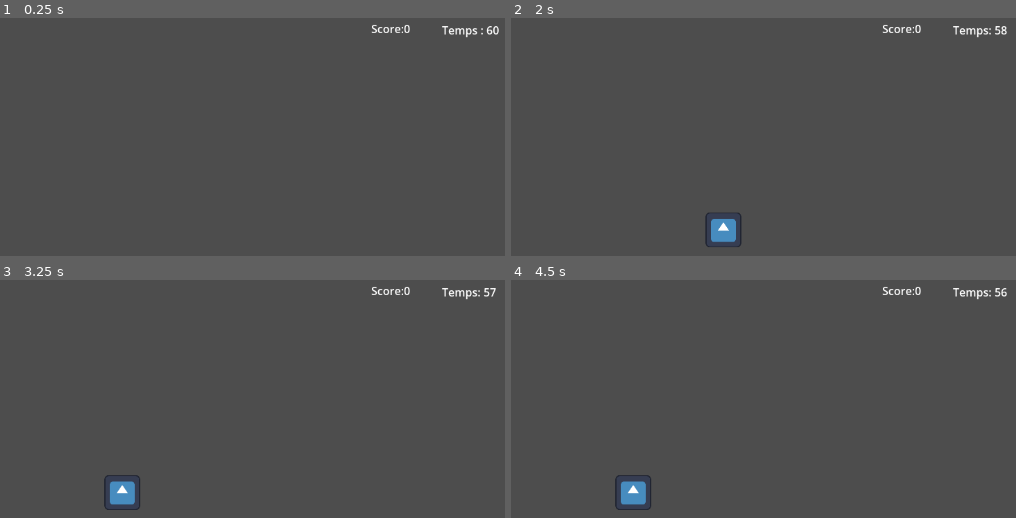
Above: before the commit, frames 1-4 (two rows, left to right).
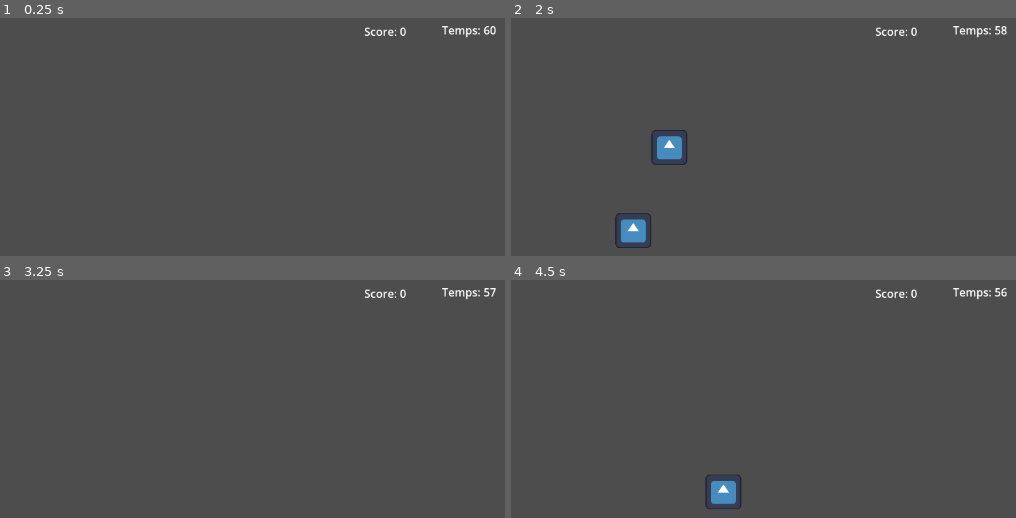
Above: after the commit, the same moments.

Repository: GOAT251/wack-a-mole
Game: Godot game, scene res://main.tscn
Two runs of this game, one before a commit and one after it. Both use one fixed random seed, a clock stepped at 60 frames per second and the inputs below. The engine's default icon, where the game draws it, is replaced by a stand-in: a white triangle on a blue panel in a dark square.
Inputs (mouse positions are in pixels of both pictures, inside the frame that each line leads up to):
- Up to frame 1 (0.25 s): no input
- Up to frame 2 (2 s): tap Enter at 0.5 s; move the mouse to (outside the picture) at 0.52 s; click (outside the picture) at 0.67 s; tap Space at 1.25 s; move the mouse to (541, 120) at 1.27 s; click (541, 120) at 1.42 s
- Up to frame 3 (3.25 s): move the mouse to (131, 384) at 2.02 s; click (131, 384) at 2.17 s; tap Enter at 2.75 s; move the mouse to (227, 384) at 2.77 s; click (227, 384) at 2.92 s
- Up to frame 4 (4.5 s): tap Space at 3.5 s; move the mouse to (839, 387) at 3.52 s; click (839, 387) at 3.67 s; tap Enter at 4.25 s; move the mouse to (outside the picture) at 4.27 s; click (outside the picture) at 4.42 s

The runs differ from the first frame. In frame 1, 0.3% of the frame differs, in the area x 72-99%, y 2-8%; in frame 2, 2.1%, in the area x 20-82%, y 2-97%; in frame 3, 0.9%; in frame 4, 1.5%.

Commit message:
Fonctionnalité : Ajout de l'ami à éviter (1 collision)

Diff:
--- a/main.gd
+++ b/main.gd
@@ -2,63 +2,66 @@
 
 var score = 0
 var mole_holes = []
-
-# NOUVELLE VARIABLE pour le temps
 var time_left = 60
 
-@onready var spawn_timer = $SpawnTimer
-@onready var score_label = $CanvasLayer/Score
-@onready var grid = $GridContainer
-
-# NOUVEAU RACCOURCI vers notre label de temps
-@onready var time_label = $CanvasLayer/TimeLabel
-# NOUVEAU RACCOURCI vers notre timer de jeu
-@onready var game_timer = $GameTimer
+@onready var spawn_timer = $Timers/SpawnTimer
+@onready var game_timer = $Timers/GameTimer
+@onready var grid = $World/GridContainer
+@onready var ui = $UI
 
 
 func _ready():
 	mole_holes = grid.get_children()
 
 	for hole in mole_holes:
+		# On doit maintenant connecter DEUX signaux pour chaque trou !
 		hole.mole_hit.connect(_on_mole_hit)
+		hole.friend_hit.connect(_on_friend_hit) # NOUVELLE CONNEXION
 
 	spawn_timer.timeout.connect(_on_spawn_timer_timeout)
+	game_timer.timeout.connect(_on_game_timer_timeout)
 
-	# NOUVELLE CONNEXION pour le timer du jeu
-	game_timer.timeout.connect(_on_game_timer_timeout)
+	# On met à jour l'UI une première fois au début du jeu
+	ui.update_score(score)
+	ui.update_time(time_left)
 
 
 func _on_spawn_timer_timeout():
 	var random_hole = mole_holes.pick_random()
 
 	if not random_hole.is_active:
-		random_hole.show_mole()
+		# NOUVELLE LOGIQUE : on choisit au hasard ce qu'on va montrer.
+		# randf() donne un nombre aléatoire entre 0.0 et 1.0.
+		if randf() > 0.2: # 80% de chance d'avoir une taupe
+			# On appelle la nouvelle fonction en lui précisant le type
+			random_hole.show_target("mole")
+		else: # 20% de chance d'avoir un ami
+			random_hole.show_target("friend")
 
 
 func _on_mole_hit():
 	score += 10
-	score_label.text = "Score: " + str(score)
+	ui.update_score(score)
 
 
-# NOUVELLE FONCTION appelée toutes les secondes par le GameTimer
+# NOUVELLE FONCTION pour gérer la pénalité quand on frappe un ami.
+func _on_friend_hit():
+	score -= 50 # Grosse pénalité !
+	# On s'assure que le score ne devient pas négatif
+	if score < 0:
+		score = 0
+	ui.update_score(score)
+
+
 func _on_game_timer_timeout():
-	# On diminue le temps restant de 1
 	time_left -= 1
-	# On met à jour le texte du label
-	time_label.text = "Temps: " + str(time_left)
+	ui.update_time(time_left)
 
-	# Si le temps est écoulé...
 	if time_left <= 0:
-		# On appelle une fonction pour terminer le jeu
 		game_over()
 
 
-# NOUVELLE FONCTION pour gérer la fin du jeu
 func game_over():
-	# On arrête le timer qui fait apparaître les taupes
 	spawn_timer.stop()
-	# On arrête le timer du jeu lui-même
 	game_timer.stop()
-	# On affiche un message dans la console pour l'instant
 	print("GAME OVER! Score final: ", score)
-	# Plus tard, on pourra afficher un écran de fin ici.
--- a/main.tscn
+++ b/main.tscn
@@ -1,12 +1,25 @@
-[gd_scene load_steps=3 format=3 uid="uid://c8lw3xblot6eu"]
+[gd_scene load_steps=4 format=3 uid="uid://c8lw3xblot6eu"]
 
 [ext_resource type="Script" uid="uid://rtbehwhwcbtj" path="res://main.gd" id="1_0xm2m"]
 [ext_resource type="PackedScene" uid="uid://byy3wqxtlxout" path="res://mole.tscn" id="2_h2yge"]
+[ext_resource type="PackedScene" uid="uid://bkm0v7rfbbpcm" path="res://ui.tscn" id="3_h2yge"]
 
 [node name="main" type="Node2D"]
 script = ExtResource("1_0xm2m")
 
-[node name="GridContainer" type="GridContainer" parent="."]
+[node name="UI" parent="." instance=ExtResource("3_h2yge")]
+
+[node name="Timers" type="Node2D" parent="."]
+
+[node name="SpawnTimer" type="Timer" parent="Timers"]
+autostart = true
+
+[node name="GameTimer" type="Timer" parent="Timers"]
+autostart = true
+
+[node name="World" type="Node2D" parent="."]
+
+[node name="GridContainer" type="GridContainer" parent="World"]
 offset_left = 132.0
 offset_top = 188.0
 offset_right = 961.0
@@ -14,51 +27,29 @@
 mouse_filter = 2
 columns = 3
 
-[node name="mole" parent="GridContainer" instance=ExtResource("2_h2yge")]
+[node name="mole" parent="World/GridContainer" instance=ExtResource("2_h2yge")]
 position = Vector2(44, 8)
 
-[node name="mole2" parent="GridContainer" instance=ExtResource("2_h2yge")]
+[node name="mole2" parent="World/GridContainer" instance=ExtResource("2_h2yge")]
 position = Vector2(181, 7)
 
-[node name="mole3" parent="GridContainer" instance=ExtResource("2_h2yge")]
+[node name="mole3" parent="World/GridContainer" instance=ExtResource("2_h2yge")]
 position = Vector2(324, 11)
 
-[node name="mole4" parent="GridContainer" instance=ExtResource("2_h2yge")]
+[node name="mole4" parent="World/GridContainer" instance=ExtResource("2_h2yge")]
 position = Vector2(461, 11)
 
-[node name="mole5" parent="GridContainer" instance=ExtResource("2_h2yge")]
+[node name="mole5" parent="World/GridContainer" instance=ExtResource("2_h2yge")]
 position = Vector2(607, 13)
 
-[node name="mole6" parent="GridContainer" instance=ExtResource("2_h2yge")]
+[node name="mole6" parent="World/GridContainer" instance=ExtResource("2_h2yge")]
 position = Vector2(131, 133)
 
-[node name="mole7" parent="GridContainer" instance=ExtResource("2_h2yge")]
+[node name="mole7" parent="World/GridContainer" instance=ExtResource("2_h2yge")]
 position = Vector2(272, 131)
 
-[node name="mole8" parent="GridContainer" instance=ExtResource("2_h2yge")]
+[node name="mole8" parent="World/GridContainer" instance=ExtResource("2_h2yge")]
 position = Vector2(402, 130)
 
-[node name="mole9" parent="GridContainer" instance=ExtResource("2_h2yge")]
+[node name="mole9" parent="World/GridContainer" instance=ExtResource("2_h2yge")]
 position = Vector2(542, 128)
-
-[node name="SpawnTimer" type="Timer" parent="."]
-autostart = true
-
-[node name="CanvasLayer" type="CanvasLayer" parent="."]
-
-[node name="Score" type="Label" parent="CanvasLayer"]
-offset_left = 802.0
-offset_top = 50.0
-offset_right = 859.0
-offset_bottom = 73.0
-text = "Score:0"
-
-[node name="TimeLabel" type="Label" parent="CanvasLayer"]
-offset_left = 904.0
-offset_top = 52.0
-offset_right = 987.0
-offset_bottom = 75.0
-text = "Temps : 60"
-
-[node name="GameTimer" type="Timer" parent="."]
-autostart = true
--- a/mole.gd
+++ b/mole.gd
@@ -1,53 +1,75 @@
 extends Area2D
 
-# Signal qui sera émis quand la taupe est touchée.
 signal mole_hit
+signal friend_hit
 
-# Variable pour savoir si la taupe est active et peut être touchée.
 var is_active = false
+var target_type = "mole"
 
-# Raccourcis vers les nœuds enfants pour un accès facile.
 @onready var mole_sprite = $MoleSprite
+# ---- LA FAUTE DE FRAPPE EST CORRIGÉE ICI ----
+@onready var friend_sprite = $FriendSprite
+# ---------------------------------------------
 @onready var visibility_timer = $VisibilityTime
 
 
-# Fonction d'initialisation, appelée une seule fois au début.
 func _ready():
-	# On s'assure que le sprite est invisible au démarrage.
 	mole_sprite.visible = false
-	# On connecte le signal "timeout" du timer à notre fonction pour se cacher.
-	visibility_timer.timeout.connect(hide_mole)
-	# On connecte le signal d'input (clic/toucher) à notre fonction de gestion.
+	friend_sprite.visible = false
+	visibility_timer.timeout.connect(hide_target)
 	input_event.connect(_on_input_event)
 
 
-# Fonction pour faire apparaître la taupe.
-# Elle sera appelée par la scène principale (main.gd).
-func show_mole():
+func show_target(type):
+	target_type = type
 	is_active = true
-	mole_sprite.visible = true
-	# On lance le compte à rebours avant de disparaître.
-	visibility_timer.start(1.0)
+
+	if target_type == "mole":
+		mole_sprite.visible = true
+	else:
+		friend_sprite.visible = true
+
+	visibility_timer.start(1.2)
 
 
-# Fonction pour cacher la taupe.
-func hide_mole():
+func hide_target():
 	is_active = false
 	mole_sprite.visible = false
-	# On arrête le timer (au cas où on est caché par un clic et non par le temps).
+	friend_sprite.visible = false
 	visibility_timer.stop()
 
 
-# Fonction appelée automatiquement quand un input est détecté sur notre Area2D.
-# On ajoute les underscores pour dire à Godot qu'on n'utilise pas ces variables.
+# Version de débogage la plus détaillée possible
 func _on_input_event(_viewport, event, _shape_idx):
-	# On vérifie si l'input est un clic de souris pressé ET si la taupe est active.
-	if event is InputEventMouseButton and event.pressed and is_active:
-		# Ligne de débogage pour être sûr que cette partie du code s'exécute.
-		print("La taupe a été frappée ! Émission du signal 'mole_hit'.")
+	print("--- NOUVEAU TEST DE CLIC ---")
+	print("Type de cible actuel: ", target_type)
+	print("is_active est: ", is_active)
 
-		# On émet le signal pour que la scène principale soit prévenue.
-		emit_signal("mole_hit")
+	# Étape 1: On vérifie si c'est bien un événement de souris.
+	var is_mouse_button = event is InputEventMouseButton
+	print("1. Est-ce un clic de souris ? -> ", is_mouse_button)
 
-		# On se cache immédiatement.
-		hide_mole()
+	# Si ce n'est même pas un clic de souris, on s'arrête là.
+	if not is_mouse_button:
+		print(">>> ÉCHEC: Ce n'est pas un événement de souris. On ignore.")
+		return
+
+	# Si on arrive ici, c'est que c'est bien un clic de souris.
+	# Étape 2: On vérifie si le bouton est "pressé" (et non "relâché").
+	var is_pressed = event.pressed
+	print("2. Est-ce que le bouton est 'pressé' ? -> ", is_pressed)
+
+	# Étape 3: On vérifie notre propre variable.
+	print("3. Est-ce que 'is_active' est vrai ? -> ", is_active)
+
+	# Maintenant, on fait le test final.
+	if is_pressed and is_active:
+		print(">>> SUCCÈS: Toutes les conditions sont VRAIES. Le clic est valide.")
+		if target_type == "mole":
+			emit_signal("mole_hit")
+		else:
+			emit_signal("friend_hit")
+
+		hide_target()
+	else:
+		print(">>> ÉCHEC FINAL: Une des conditions 2 ou 3 est fausse. Le clic est ignoré.")
--- a/mole.tscn
+++ b/mole.tscn
@@ -16,6 +16,13 @@
 one_shot = true
 
 [node name="CollisionPolygon2D" type="CollisionPolygon2D" parent="."]
-position = Vector2(38.000004, 34)
+position = Vector2(38.000004, 33)
 scale = Vector2(0.4023437, 0.39453113)
 polygon = PackedVector2Array(62.07675, -61.023254, -56.023254, -61.023254, -60.823257, -56.023254, -61.023254, 63.976746, -57.323257, 66.976746, 62.57675, 66.976746, 66.87674, 61.976746, 66.976746, -58.12326)
+
+[node name="FriendSprite" type="Sprite2D" parent="."]
+modulate = Color(0.7407497, 0.20339322, 0.2988134, 1)
+z_index = 10
+position = Vector2(40.000015, 34)
+scale = Vector2(0.39718807, 0.3846912)
+texture = ExtResource("2_m3rin")
--- /dev/null
+++ b/ui.gd
@@ -0,0 +1,13 @@
+extends CanvasLayer
+
+# Raccourcis vers les labels qui sont DANS CETTE SCÈNE
+@onready var score_label = $ScoreLabel
+@onready var time_label = $TimeLabel
+
+# Une fonction que la scène Main pourra appeler pour mettre à jour le score
+func update_score(new_score):
+	score_label.text = "Score: " + str(new_score)
+
+# Une fonction que la scène Main pourra appeler pour mettre à jour le temps
+func update_time(new_time):
+	time_label.text = "Temps: " + str(new_time)
--- /dev/null
+++ b/ui.tscn
@@ -0,0 +1,20 @@
+[gd_scene load_steps=2 format=3 uid="uid://bkm0v7rfbbpcm"]
+
+[ext_resource type="Script" uid="uid://b3qot7npvdra4" path="res://ui.gd" id="1_fyqef"]
+
+[node name="UI" type="CanvasLayer"]
+script = ExtResource("1_fyqef")
+
+[node name="ScoreLabel" type="Label" parent="."]
+offset_left = 792.0
+offset_top = 54.0
+offset_right = 849.0
+offset_bottom = 77.0
+text = "Score:0"
+
+[node name="TimeLabel" type="Label" parent="."]
+offset_left = 904.0
+offset_top = 52.0
+offset_right = 987.0
+offset_bottom = 75.0
+text = "Temps : 60"
Not shown, added: ui.gd.uid
Not shown, changed: .gitignore
